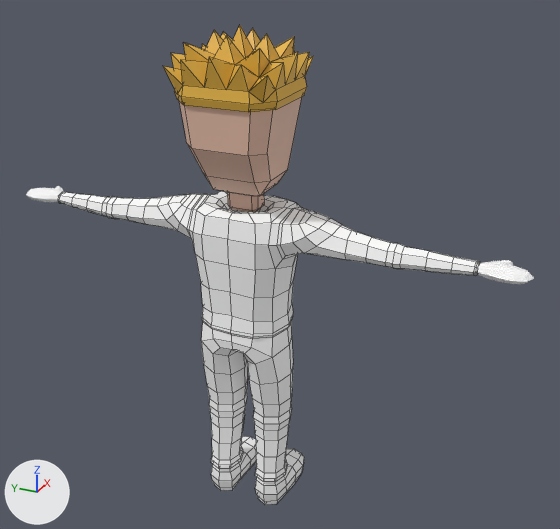
Before and after pictures for a commit that changed the FBX model Models/Character.fbx.
One viewpoint serves both versions: a camera (50 mm lens) standing at (-2.382, -1.217, 2.283) and looking at (0.025, -0.134, 1.08). Every picture has the same lights, and +X, +Y and +Z are marked at lower left. Mesh edges are drawn as thin lines on the coarser meshes. Where no turn or scale is listed for an object, it has been applied to the vertices.

Names of what the first picture shows: 'Hair', 'Hands', 'Head', 'Outfit', 'Shoes'.
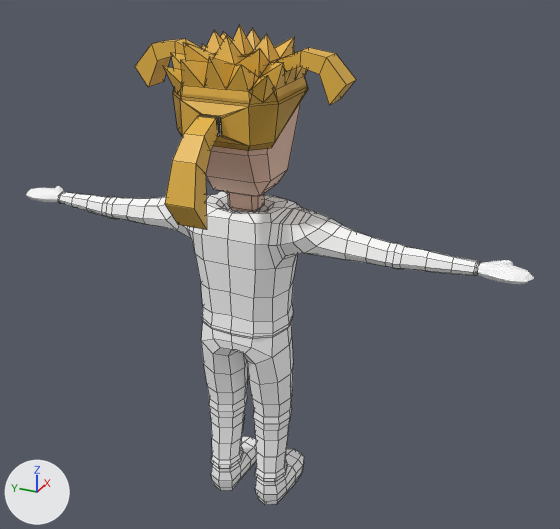
What differs and where, as boxes (x1, y1, x2, y2) in the pictures (560 x 529 px):
'Hair2', added (orange)
    after: (165, 52, 308, 230)
    faces in mat_hair2 (orange #e7b646): (165, 52, 308, 230)
    faces in mat_hairband2 (black #000000): (199, 114, 221, 136)
'Hair3', added (orange)
    after: (135, 39, 356, 105)
    faces in mat_hair3 (orange #e7b646): (135, 39, 356, 105)
'Hair4', added
    after: (173, 90, 308, 147)

The edits, one by one:
Material 'Hair4' (mat_hair4) is new.
Its base color is (0.799, 0.468, 0.0612) (orange #e7b646).
Material 'Hair3' (mat_hair3) is new.
Its base color is (0.799, 0.468, 0.0612) (orange #e7b646).
Material 'Haiband3' (mat_haiband3) is new.
Its base color is (0.0, 0.0, 0.0) (black #000000).
Material 'Hair2' (mat_hair2) is new.
Its base color is (0.799, 0.468, 0.0612) (orange #e7b646).
Material 'Hairband2' (mat_hairband2) is new.
Its base color is (0.0, 0.0, 0.0) (black #000000).
Mesh me_cube_002 is new.
It has 48 vertices, 52 faces and spans x -0.21..0.197, y -0.197..0.197, z 1.567..1.848.
It uses material mat_hair4 (orange #e7b646).
Mesh me_cube_005 is new.
It has 88 vertices, 92 faces and spans x -0.212..0.197, y -0.396..0.396, z 1.567..1.874.
Faces by material slot: [84, 8].
It uses material mat_hair3 (orange #e7b646).
It uses material mat_haiband3 (black #000000).
Mesh me_cube_004 is new.
It has 64 vertices, 68 faces and spans x -0.439..0.197, y -0.197..0.197, z 1.349..1.848.
Faces by material slot: [64, 4].
It uses material mat_hair2 (orange #e7b646).
It uses material mat_hairband2 (black #000000).
Object 'Hair4' (ob_hair4) is new; it shows me_cube_002.
Its location is (0.0, 0.0, 0.0).
Object 'Hair3' (ob_hair3) is new; it shows me_cube_005.
Its location is (0.0, 0.0, 0.0).
Object 'Hair2' (ob_hair2) is new; it shows me_cube_004.
Its location is (0.0, 0.0, 0.0).
